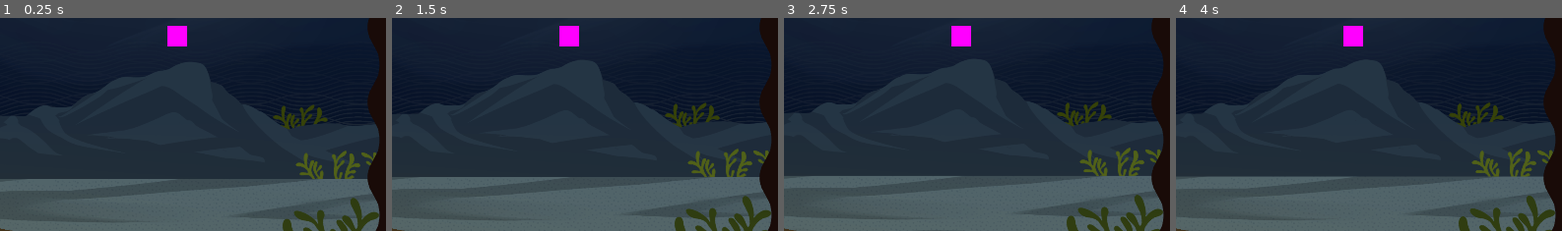
Above: before the commit, frames 1-4 (left to right).
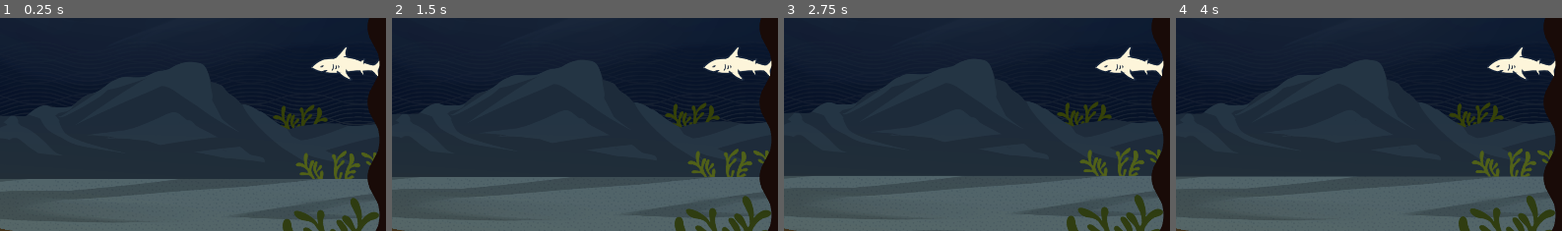
Above: after the commit, the same moments.

Repository: istamarahsan/youma-gemastik-2023
Game: Godot game, scene res://levels/level-2/level_2.tscn
Same seed, same stepped clock (60 frames per second), same inputs: the game is played once before the commit and once after it. This scene is started directly instead of the project's main scene.
Inputs (mouse positions are % of the whole screen's width and height, from its top left):
- Up to frame 1 (0.25 s): no input
- Up to frame 2 (1.5 s): move the mouse to (10, 66) at 0.52 s; click (10, 66) at 0.67 s; move the mouse to (17, 56) at 1.27 s; click (17, 56) at 1.42 s
- Up to frame 3 (2.75 s): tap Enter at 2 s; move the mouse to (24, 44) at 2.02 s; click (24, 44) at 2.17 s
- Up to frame 4 (4 s): tap Space at 2.75 s; move the mouse to (8, 44) at 2.77 s; click (8, 44) at 2.92 s; tap Enter at 3.5 s; move the mouse to (87, 16) at 3.52 s; click (87, 16) at 3.67 s
The pictures show only the part of the screen within x 50-100%, y 30-80%; the shares and areas given below are measured in that part.

The runs differ from the first frame. In frame 1, 1.6% of the frame differs, in the area x 43-99%, y 3-30%; in frame 2, 1.6%; in frame 3, 1.6%; in frame 4, 1.6%.

Commit message:
insert sura level 2

Diff:
--- a/levels/components/player-avatar/baya_avatar.tscn
+++ b/levels/components/player-avatar/baya_avatar.tscn
@@ -1,13 +1,12 @@
-[gd_scene load_steps=5 format=3 uid="uid://c08xeo4k3wefv"]
+[gd_scene load_steps=4 format=3 uid="uid://c08xeo4k3wefv"]
 
 [ext_resource type="Script" path="res://levels/components/player-avatar/player_avatar.gd" id="1_oaomu"]
 [ext_resource type="Texture2D" uid="uid://bee71nxgqps5y" path="res://assets/Buaya.png" id="2_nddq5"]
 [ext_resource type="PackedScene" uid="uid://di0e3jwg8dauv" path="res://levels/components/player-avatar/popup_emitter.tscn" id="3_jp32a"]
-[ext_resource type="Texture2D" uid="uid://g3r2q7lwl0bc" path="res://assets/props/Bait.png" id="4_32ij5"]
 
-[node name="Baya" type="Node2D" node_paths=PackedStringArray("sprite", "nav", "inventory_emitter")]
+[node name="Baya" type="Node2D" node_paths=PackedStringArray("nav", "inventory_emitter")]
 script = ExtResource("1_oaomu")
-sprite = NodePath("BayaSprite")
+sprite_path = NodePath("BayaSprite")
 nav = NodePath("NavigationAgent2D")
 inventory_emitter = NodePath("Popups")
 
@@ -17,11 +16,3 @@
 [node name="NavigationAgent2D" type="NavigationAgent2D" parent="."]
 
 [node name="Popups" parent="." instance=ExtResource("3_jp32a")]
-position = Vector2(45, -37)
-lifetime = 0.5
-direction = Vector2(0, -1)
-spread = 0.0
-gravity = Vector2(0, -100)
-initial_velocity_min = 100.0
-initial_velocity_max = 100.0
-bait = ExtResource("4_32ij5")
--- a/levels/components/player-avatar/placeholder_avatar.tscn
+++ b/levels/components/player-avatar/placeholder_avatar.tscn
@@ -5,9 +5,9 @@
 [sub_resource type="PlaceholderTexture2D" id="PlaceholderTexture2D_7phwk"]
 size = Vector2(50, 50)
 
-[node name="PlayerAvatar" type="Node2D" node_paths=PackedStringArray("sprite", "nav")]
+[node name="PlayerAvatar" type="Node2D" node_paths=PackedStringArray("nav")]
 script = ExtResource("1_7gvsn")
-sprite = NodePath("Sprite2D")
+sprite_path = NodePath("Sprite2D")
 nav = NodePath("NavigationAgent2D")
 metadata/_edit_lock_ = true
 
--- a/levels/components/player-avatar/player_avatar.gd
+++ b/levels/components/player-avatar/player_avatar.gd
@@ -1,12 +1,25 @@
+@tool
 extends Node2D
 class_name PlayerAvatar
 
 signal arrived
 
+@export var start_flipped: bool:
+	set(value):
+		var sprite = get_node_or_null(sprite_path) as Sprite2D
+		if sprite != null:
+			sprite.flip_h = value
+	get:
+		var sprite = get_node_or_null(sprite_path) as Sprite2D
+		if sprite != null:
+			return sprite.flip_h
+		return false
 @export_range(100, 500, 1) var speed: float = 500
-@export var sprite: Sprite2D
+@export var sprite_path: NodePath
 @export var nav: NavigationAgent2D
 @export var inventory_emitter: InventoryPopupEmitter
+
+@onready var sprite = get_node(sprite_path)
 
 var target: Node2D = null
 
@@ -14,6 +27,8 @@
 	nav.navigation_finished.connect(_on_navigation_agent_2d_navigation_finished)
 
 func _physics_process(delta):
+	if Engine.is_editor_hint():
+		return
 	if target != null:
 		travel_to(target.global_position)
 
@@ -36,6 +51,8 @@
 	self.target = target
 
 func _process(delta):
+	if Engine.is_editor_hint():
+		return
 	if nav.is_navigation_finished():
 		return
 	var targetPathNode: Vector2 = nav.get_next_path_position()
--- a/levels/components/player-avatar/sura_avatar.tscn
+++ b/levels/components/player-avatar/sura_avatar.tscn
@@ -1,16 +1,15 @@
-[gd_scene load_steps=5 format=3 uid="uid://cdo0vs8v01f00"]
+[gd_scene load_steps=4 format=3 uid="uid://cdo0vs8v01f00"]
 
 [ext_resource type="Script" path="res://levels/components/player-avatar/player_avatar.gd" id="1_sxst7"]
 [ext_resource type="Texture2D" uid="uid://bh4crkw3ynxgv" path="res://assets/Hiu.png" id="2_3utck"]
 [ext_resource type="PackedScene" uid="uid://di0e3jwg8dauv" path="res://levels/components/player-avatar/popup_emitter.tscn" id="3_r7jjr"]
-[ext_resource type="Texture2D" uid="uid://g3r2q7lwl0bc" path="res://assets/props/Bait.png" id="4_e6s05"]
 
-[node name="Sura" type="Node2D" node_paths=PackedStringArray("sprite", "nav", "inventory_emitter")]
+[node name="Sura" type="Node2D" node_paths=PackedStringArray("nav", "inventory_emitter")]
 z_as_relative = false
 script = ExtResource("1_sxst7")
-sprite = NodePath("SuraSprite")
+sprite_path = NodePath("SuraSprite")
 nav = NodePath("NavigationAgent2D")
-inventory_emitter = NodePath("")
+inventory_emitter = NodePath("Popups")
 
 [node name="SuraSprite" type="Sprite2D" parent="."]
 texture = ExtResource("2_3utck")
@@ -18,11 +17,3 @@
 [node name="NavigationAgent2D" type="NavigationAgent2D" parent="."]
 
 [node name="Popups" parent="." instance=ExtResource("3_r7jjr")]
-position = Vector2(45, -37)
-lifetime = 0.5
-direction = Vector2(0, -1)
-spread = 0.0
-gravity = Vector2(0, -100)
-initial_velocity_min = 100.0
-initial_velocity_max = 100.0
-bait = ExtResource("4_e6s05")
--- a/levels/level-2/deep_water.tscn
+++ b/levels/level-2/deep_water.tscn
@@ -6,7 +6,6 @@
 [ext_resource type="Texture2D" uid="uid://dn0yae6bcw1pt" path="res://assets/maps/3Deep Water/Deep Water L3.png" id="4_veul7"]
 [ext_resource type="Texture2D" uid="uid://dtfsq5ligax8f" path="res://assets/maps/3Deep Water/Deep Water L2.png" id="5_a31bm"]
 [ext_resource type="Texture2D" uid="uid://2hoywc34wre4" path="res://assets/maps/3Deep Water/Deep Water L1.png" id="6_vleag"]
-[ext_resource type="PackedScene" uid="uid://bmxug32uvmx3p" path="res://levels/components/player-avatar/placeholder_avatar.tscn" id="7_3gmnx"]
 [ext_resource type="Script" path="res://levels/level_state_hook.gd" id="8_qysf0"]
 [ext_resource type="Script" path="res://levels/components/interaction-object/value_effect.gd" id="10_mr8ra"]
 [ext_resource type="PackedScene" uid="uid://dvuetv06ga8vf" path="res://levels/components/triggers/on-interact/trigger_on_interact.tscn" id="11_8kbdk"]
@@ -18,6 +17,7 @@
 [ext_resource type="PackedScene" uid="uid://ctwycvyvof6xy" path="res://levels/props/fish.tscn" id="14_pptoa"]
 [ext_resource type="PackedScene" uid="uid://fsh7ruhfyn1h" path="res://levels/components/transforms/transform_fade_prop.tscn" id="15_qutwo"]
 [ext_resource type="PackedScene" uid="uid://c6elxd4jnggji" path="res://levels/props/bait.tscn" id="16_40nim"]
+[ext_resource type="PackedScene" uid="uid://cdo0vs8v01f00" path="res://levels/components/player-avatar/sura_avatar.tscn" id="19_4i3cf"]
 
 [sub_resource type="Resource" id="Resource_6xmi1"]
 script = ExtResource("11_agju2")
@@ -111,7 +111,7 @@
 
 [node name="DeepWater" type="Node2D" node_paths=PackedStringArray("player_avatar", "state_hook")]
 script = ExtResource("1_vlrby")
-player_avatar = NodePath("PlayerAvatar")
+player_avatar = NodePath("Sura")
 state_hook = NodePath("LevelStateHook")
 
 [node name="TriggerOnInteractIO1" parent="." node_paths=PackedStringArray("io") instance=ExtResource("11_8kbdk")]
@@ -294,9 +294,9 @@
 [node name="LevelStateHook" type="Node" parent="."]
 script = ExtResource("8_qysf0")
 
-[node name="PlayerAvatar" parent="." instance=ExtResource("7_3gmnx")]
-position = Vector2(1392, 382)
-
 [node name="NavigationRegion2D" type="NavigationRegion2D" parent="."]
 visible = false
 navigation_polygon = SubResource("NavigationPolygon_sf56k")
+
+[node name="Sura" parent="." instance=ExtResource("19_4i3cf")]
+position = Vector2(1813, 449)
--- a/levels/level-2/shallow_water_2.tscn
+++ b/levels/level-2/shallow_water_2.tscn
@@ -5,13 +5,13 @@
 [ext_resource type="PackedScene" uid="uid://cptnlsqj27q70" path="res://levels/components/triggers/on-state/trigger_on_state.tscn" id="3_af7el"]
 [ext_resource type="Script" path="res://levels/components/state_value_constraint.gd" id="4_yhurv"]
 [ext_resource type="PackedScene" uid="uid://bfpf153epxhnw" path="res://levels/components/completion_announcer.tscn" id="5_negr8"]
-[ext_resource type="PackedScene" uid="uid://bmxug32uvmx3p" path="res://levels/components/player-avatar/placeholder_avatar.tscn" id="6_dn4vv"]
 [ext_resource type="Texture2D" uid="uid://fk6yxxoq7bsp" path="res://assets/maps/2Shallow Water/Shallow Water L4.png" id="7_2d3jm"]
 [ext_resource type="Texture2D" uid="uid://dycbxd3rns1xp" path="res://assets/maps/2Shallow Water/Shallow Water L3.png" id="8_hrccc"]
 [ext_resource type="Texture2D" uid="uid://dgxsi364uiqme" path="res://assets/maps/2Shallow Water/Shallow Water L2.png" id="9_0qoot"]
 [ext_resource type="Texture2D" uid="uid://cw5ixvljvog6f" path="res://assets/maps/2Shallow Water/Shallow Water L1.png" id="10_oe142"]
 [ext_resource type="PackedScene" uid="uid://hbk5evvrhfs7" path="res://levels/components/interaction-object/physics_area_interaction_object.tscn" id="11_lidfh"]
 [ext_resource type="Script" path="res://levels/components/interaction-object/value_effect.gd" id="12_spr1b"]
+[ext_resource type="PackedScene" uid="uid://cdo0vs8v01f00" path="res://levels/components/player-avatar/sura_avatar.tscn" id="14_6cif8"]
 [ext_resource type="Script" path="res://levels/level_state_hook.gd" id="15_0femd"]
 [ext_resource type="PackedScene" uid="uid://dqf2u285cydmu" path="res://levels/props/stone.tscn" id="17_u2j8i"]
 
@@ -38,7 +38,7 @@
 
 [node name="ShallowWater" type="Node2D" node_paths=PackedStringArray("player_avatar", "state_hook")]
 script = ExtResource("1_hgox2")
-player_avatar = NodePath("PlayerAvatar")
+player_avatar = NodePath("Sura")
 state_hook = NodePath("LevelStateHook")
 metadata/_edit_lock_ = true
 
@@ -57,9 +57,6 @@
 
 [node name="CompletionAnnouncer" parent="." node_paths=PackedStringArray("trigger") instance=ExtResource("5_negr8")]
 trigger = NodePath("../CompletionTrigger")
-
-[node name="PlayerAvatar" parent="." instance=ExtResource("6_dn4vv")]
-position = Vector2(1836, 318)
 
 [node name="StaticBackground" type="Sprite2D" parent="."]
 z_index = -10
@@ -105,3 +102,7 @@
 [node name="StonePlaced" parent="." instance=ExtResource("17_u2j8i")]
 position = Vector2(764, 786)
 rotation = -0.770111
+
+[node name="Sura" parent="." instance=ExtResource("14_6cif8")]
+position = Vector2(116, 105)
+start_flipped = true
